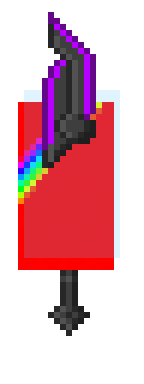
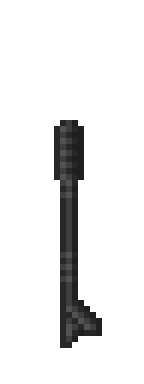
The second w=144, h=384 image is a revision of the first. Changes to its layers:
hid group "blade1" (2 layers) over [48, 12, 96, 144]
painted on "blade1e" over [48, 12, 96, 120]
hid group "blade2" (2 layers) over [42, 42, 78, 168]
painted on "blade2e" over [42, 42, 78, 150]
renamed "lens copy #1" to "lens", hid the group it (4 layers) over [18, 90, 120, 270]
painted on "haft" over [48, 300, 102, 348]
